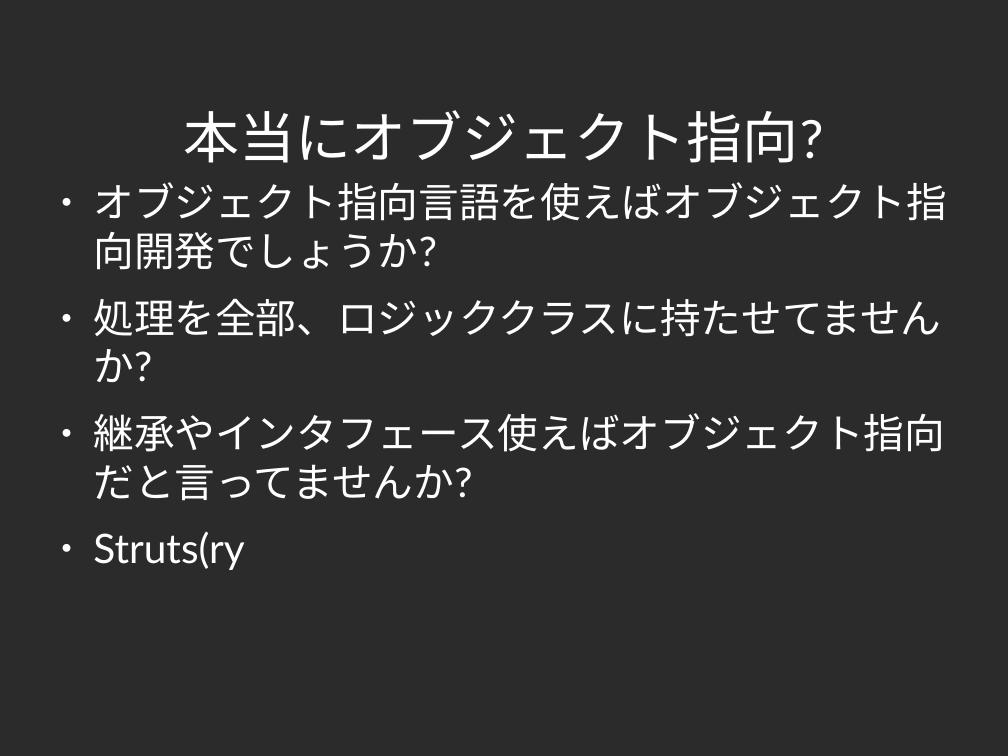
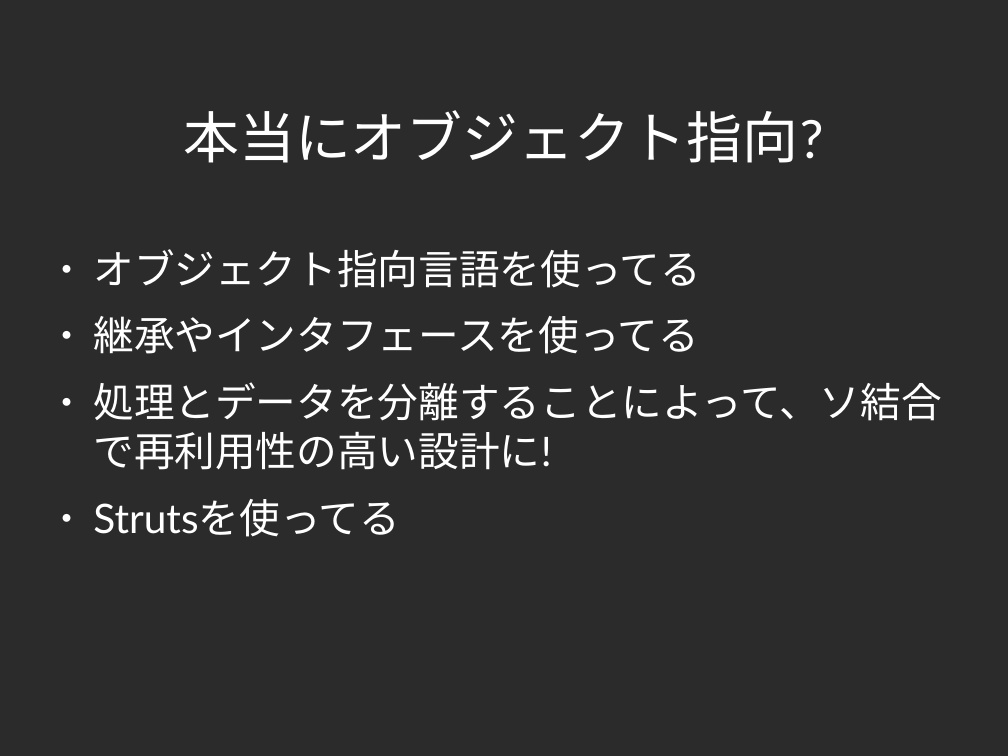
Before and after one commit to yojik/yojik-lib, a slide deck: slide 6 of 2009devsumi/oo_exercise/doc/devsum.odp. Drawn at 1008x756 pixels with LibreOffice and Linux fonts; fonts in the diff are those of the drawing; background and template pictures are left out; a plain dark background stands for a picture behind light text. Boxes give left, top, right and bottom in pixels: in the first picture for what was removed or moved away, otherwise in the second. Text is boxed around its words. In the diff, an @@ line names an element or a change of style, - is before the commit and + after.

```diff
--- a/2009devsumi/oo_exercise/doc/devsum.odp
+++ b/2009devsumi/oo_exercise/doc/devsum.odp
@@ text at (93,249,942,537): text changed @@
-● オブジェクト指向言語を使えばオブジェクト指向開発でしょうか?
-● 処理を全部、ロジッククラスに持たせてませんか?
-● 継承やインタフェース使えばオブジェクト指向だと言ってませんか?
-● Struts(ry
+● オブジェクト指向言語を使ってる
+● 継承やインタフェースを使ってる
+● 処理とデータを分離することによって、ソ結合で再利用性の高い設計に!
+● Strutsを使ってる
```
Also in this commit, not shown: 46 other slides changed.
